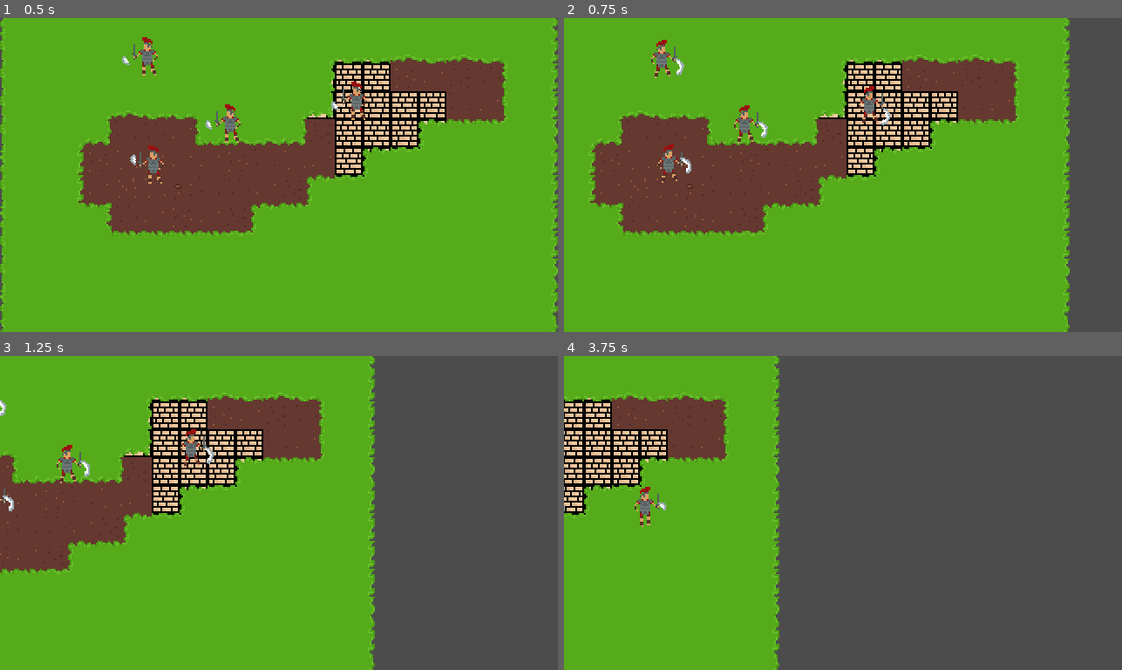
Above: before the commit, frames 1-4 (two rows, left to right).
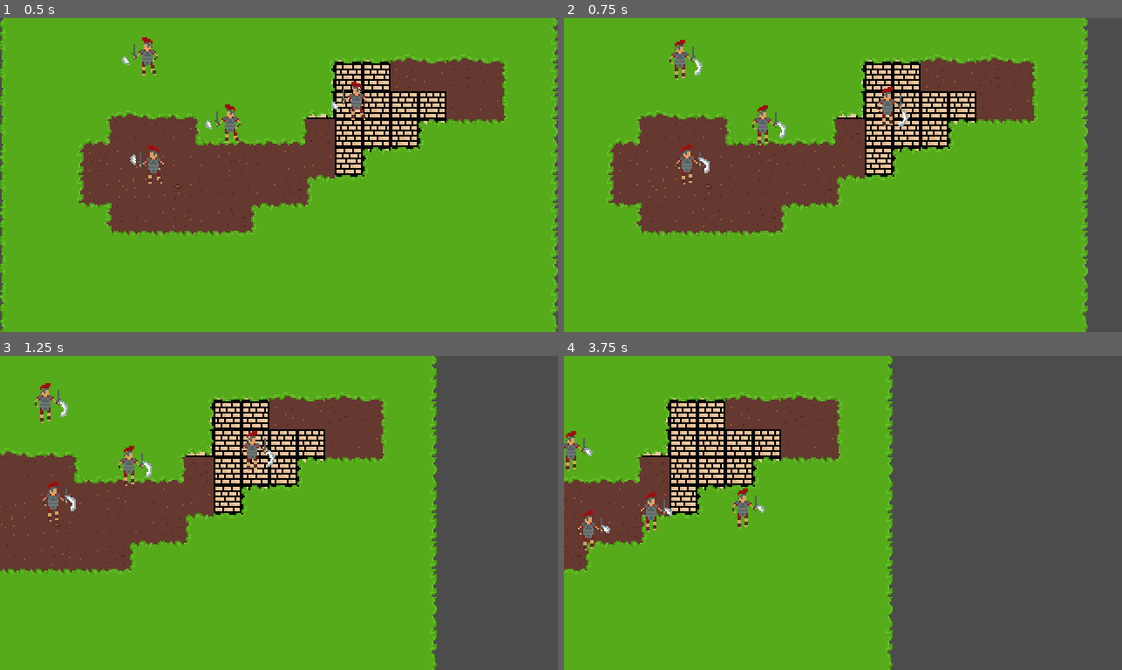
Above: after the commit, the same moments.

Repository: jr-decker/roman-day-project
Game: Godot game, scene res://World.tscn
Same seed, same stepped clock (60 frames per second), same inputs: the game is played once before the commit and once after it.
Inputs (mouse positions are in pixels of both pictures, inside the frame that each line leads up to):
- Up to frame 1 (0.5 s): no input
- Up to frame 2 (0.75 s): move the mouse to (965, 159) at 0.52 s; hold Right (ui_right) from 0.53 s (still down)
- Up to frame 3 (1.25 s): keep holding Right (ui_right)
- Up to frame 4 (3.75 s): move the mouse to (731, 528) at 1.27 s; release Right (ui_right) at 1.28 s; hold Down (ui_down) 1.28-2.03 s; move the mouse to (898, 443) at 2.02 s; hold Right (ui_right) 2.03-2.78 s; move the mouse to (815, 575) at 2.77 s; hold Up (ui_up) 2.78-3.53 s; move the mouse to (1010, 560) at 3.52 s; hold Left (ui_left) from 3.53 s (still down)

Frame 1 is identical in both runs. In frame 2, 12% of the frame differs, in the area x 4-94%, y 0-100%; in frame 3, 25%; in frame 4, 35%, in the area x 0-59%, y 0-100%.

Commit message:
Updated cam movement

Diff:
--- a/GUI/PlayerCam.gd
+++ b/GUI/PlayerCam.gd
@@ -1,7 +1,7 @@
 extends KinematicBody2D
 
-const SPEED = 150 #8000
-const ACCELERATION = 9000
+const SPEED = 100
+const ACCELERATION = 4000
 
 var input_vector: Vector2 = Vector2.ZERO
 var movement_vector: Vector2 = Vector2.ZERO
--- a/NPCs/Soldier.tscn
+++ b/NPCs/Soldier.tscn
@@ -9,7 +9,7 @@
 
 [sub_resource type="Animation" id=4]
 resource_name = "walk"
-length = 0.52
+length = 0.6
 loop = true
 step = 0.02
 tracks/0/type = "value"
@@ -19,7 +19,7 @@
 tracks/0/imported = false
 tracks/0/enabled = true
 tracks/0/keys = {
-"times": PoolRealArray( 0, 0.2, 0.36 ),
+"times": PoolRealArray( 0, 0.2, 0.4 ),
 "transitions": PoolRealArray( 1, 1, 1 ),
 "update": 1,
 "values": [ 0, 2, 4 ]
@@ -78,7 +78,6 @@
 position = Vector2( 1, -6 )
 texture = ExtResource( 1 )
 hframes = 6
-frame = 2
 
 [node name="CollisionShape2D" type="CollisionShape2D" parent="."]
 position = Vector2( 0, 3.5 )
